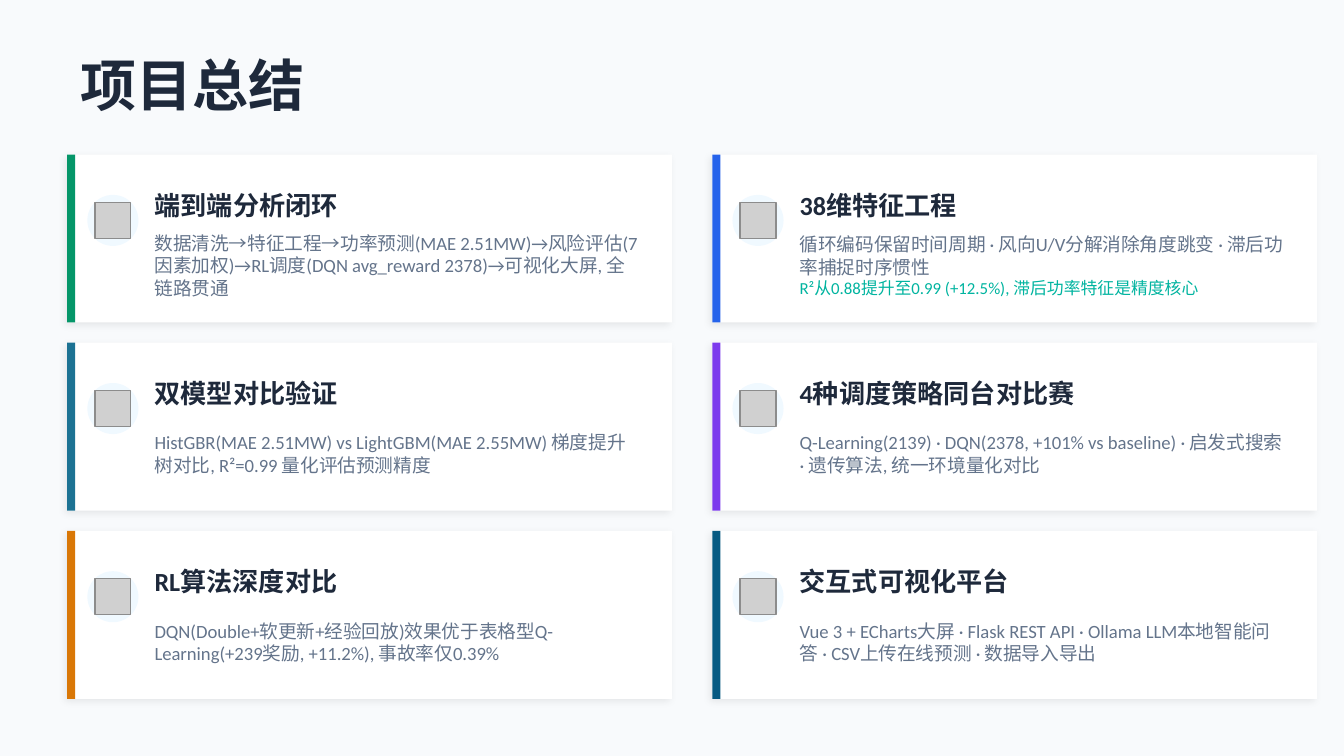
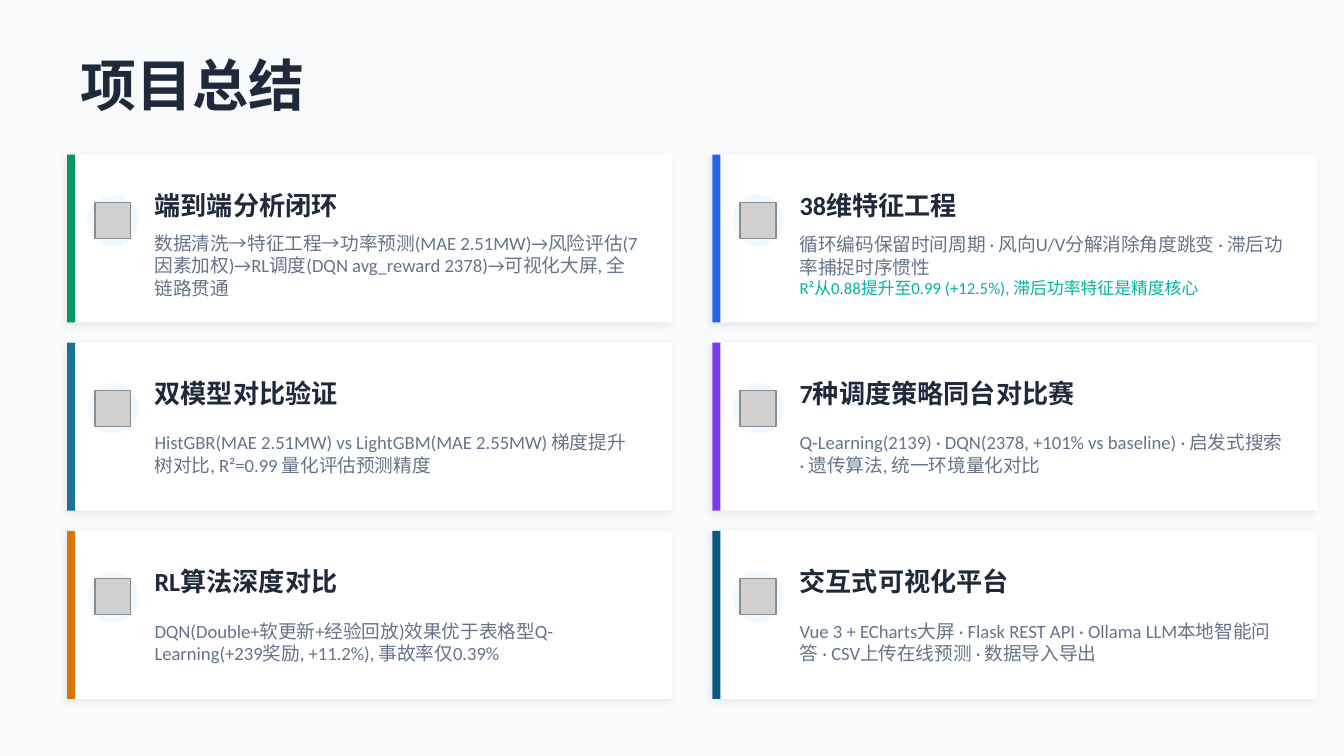
Before and after one commit to VegetableoVoBird/wind-power-forecasting-rl-dispatch, a slide deck: slide 17 of 海上风电多算法智能体系统_汇报 .pptx (slide 16 before the commit). Drawn at 1344x756 pixels with LibreOffice and Linux fonts; fonts in the diff are those of the drawing; grey boxes stand for pictures. Boxes give left, top, right and bottom in pixels: in the first picture for what was removed or moved away, otherwise in the second. Text is boxed around its words. In the diff, an @@ line names an element or a change of style, - is before the commit and + after.

```diff
--- a/海上风电多算法智能体系统_汇报 .pptx
+++ b/海上风电多算法智能体系统_汇报 .pptx
@@ text at (x1=800, y1=382, x2=1075, y2=406): text changed @@
-4种调度策略同台对比赛
+7种调度策略同台对比赛
```
Also in this commit, not shown: 2 other slides changed, 1 slide added, 6 other files.
